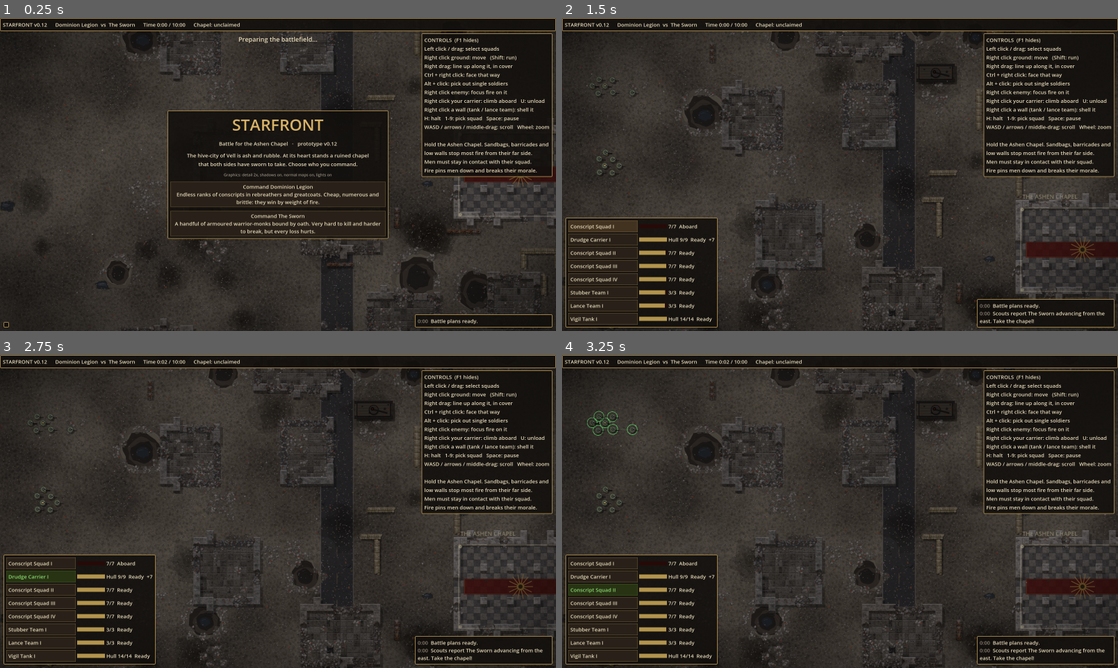
Above: before the commit, frames 1-4 (two rows, left to right).
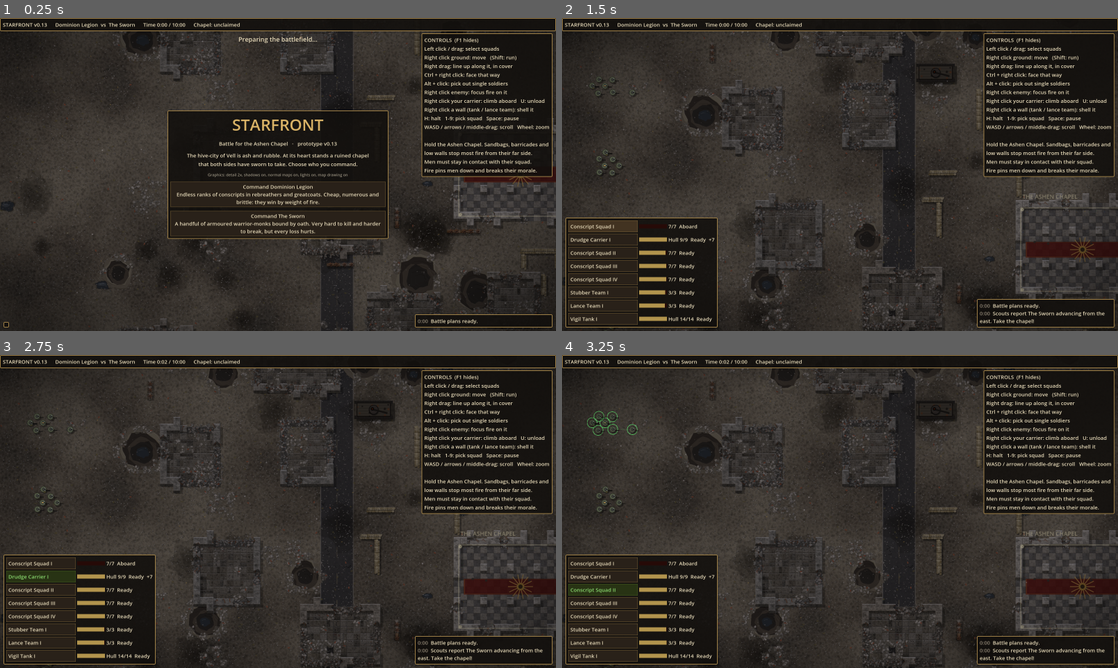
Above: after the commit, the same moments.

Repository: sirspoon/StarFront
Game: Godot game, scene res://scenes/main.tscn
The game is run twice, just before and just after one commit, with the same random seed, the same clock (stepped at 60 frames per second) and the same inputs.
Inputs:
- Up to frame 1 (0.25 s): no input
- Up to frame 2 (1.5 s): click "Command Dominion Legion Endle…" at 0.5 s; click "Conscript Squad I" at 1.25 s
- Up to frame 3 (2.75 s): click "Drudge Carrier I" at 2 s
- Up to frame 4 (3.25 s): click "Conscript Squad II" at 2.75 s

The runs differ from the first frame. In frame 1, 0.1% of the frame differs, in the area x 8-63%, y 2-51%; in frame 2, less than 0.1%; in frame 3, less than 0.1%; in frame 4, less than 0.1%.

Commit message:
StarFront v0.13: deeper safe mode and finer crash breadcrumbs
Drop unsupported 2D MSAA; ?safe/?bake=0 shows a flat map with no
off-screen drawing; fire lights obey ?lights; breadcrumbs per map step.

Co-Authored-By: Claude Opus 5.5 <noreply@anthropic.com>
Claude-Session: https://claude.ai/code/session_01Q9zFWq6qGPKtGhTxhDqH85

Diff:
--- a/project.godot
+++ b/project.godot
@@ -7,7 +7,7 @@
 
 config/name="StarFront"
 config/description="Real-time squad tactics in a ruined gothic future."
-config/version="0.12"
+config/version="0.13"
 run/main_scene="res://scenes/main.tscn"
 config/features=PackedStringArray("4.3", "GL Compatibility")
 config/icon="res://icon.svg"
@@ -21,4 +21,3 @@
 
 renderer/rendering_method="gl_compatibility"
 renderer/rendering_method.mobile="gl_compatibility"
-anti_aliasing/quality/msaa_2d=2
--- /dev/null
+++ b/scripts/flat_map.gd
@@ -0,0 +1,20 @@
+class_name FlatMap
+extends Node2D
+## The plainest possible map: one flat colour per cell, drawn directly. Used in
+## the web minimal mode (?safe or ?bake=0) to check whether the detailed map is
+## what a device can't cope with.
+
+var map: BattleMap
+
+const COLOURS := [Color(0.3, 0.28, 0.25), Color(0.38, 0.36, 0.33), Color(0.18, 0.16, 0.14),
+		Color(0.33, 0.31, 0.28), Color(0.52, 0.5, 0.47), Color(0.2, 0.18, 0.16), Color(0.45, 0.4, 0.3)]
+
+
+func _draw() -> void:
+	var c := float(BattleMap.CELL)
+	draw_rect(Rect2(Vector2.ZERO, map.world_size()), COLOURS[0])
+	for y in BattleMap.H:
+		for x in BattleMap.W:
+			var t := map.get_t(Vector2i(x, y))
+			if t != BattleMap.T.OPEN:
+				draw_rect(Rect2(x * c, y * c, c, c), COLOURS[t])
--- a/scripts/game_data.gd
+++ b/scripts/game_data.gd
@@ -2,7 +2,7 @@
 extends RefCounted
 ## Factions, soldier types and weapons. Balance tuning lives here.
 
-const VERSION := "0.12"
+const VERSION := "0.13"
 
 ## range in pixels (16 px = 1 map cell); cooldown = seconds between bursts;
 ## acc = base hit chance; ap = how much infantry armour it ignores; supp = suppression per shot;
--- a/scripts/hud.gd
+++ b/scripts/hud.gd
@@ -350,6 +350,7 @@
 		warn.add_theme_color_override("font_color", Color(1.0, 0.6, 0.45))
 		warn.add_theme_font_size_override("font_size", 13)
 		v.add_child(warn)
+	_tick_breadcrumbs()
 	var info := Label.new()
 	info.text = "Graphics: " + Settings.summary()
 	info.add_theme_font_size_override("font_size", 11)
@@ -384,3 +385,14 @@
 	b.focus_mode = Control.FOCUS_NONE
 	b.pressed.connect(func(): main.get_tree().reload_current_scene())
 	v.add_child(b)
+
+
+## While the menu is up, note every couple of seconds that the game is still alive,
+## so a crash report shows whether it died with nothing else happening.
+func _tick_breadcrumbs() -> void:
+	for i in 5:
+		await get_tree().create_timer(2.0).timeout
+		if main.started:
+			return
+		if main.map_view.ready_drawn:
+			Settings.stage("menu up %d s, map ready (%s)" % [(i + 1) * 2, Settings.summary()])
--- a/scripts/main.gd
+++ b/scripts/main.gd
@@ -263,6 +263,7 @@
 	light.energy = 1.6
 	light.texture_scale = 1.6
 	light.position = p
+	light.enabled = Settings.on("lights", true)
 	light.height = 36.0  # flames stand above the ground, so they light surfaces at an angle
 	light.shadow_enabled = Settings.on("shadows", not Settings.is_phone())
 	light.shadow_filter = Light2D.SHADOW_FILTER_PCF5
--- a/scripts/map_view.gd
+++ b/scripts/map_view.gd
@@ -8,6 +8,7 @@
 ## tests) nothing is painted.
 
 var use_normals := true
+var _where := ""  # for the crash breadcrumbs
 var SCALE := 2.0  # map pixels drawn per world pixel (detail level)
 const BATCH := 4  # tiles prepared at once: keeps the burst of graphics memory small enough for phones
 const CHUNK := Vector2i(20, 20)  # tile size in cells
@@ -31,6 +32,15 @@
 	if DisplayServer.get_name() == "headless":
 		enabled = false
 		return
+	if not Settings.on("bake", true):
+		# minimal mode: a plain flat map, no off-screen drawing at all
+		var flat := FlatMap.new()
+		flat.map = map
+		add_child(flat)
+		ready_drawn = true
+		Settings.stage("flat map shown (%s)" % Settings.summary())
+		return
+	Settings.stage("making ground textures")
 	await _make_ground_textures()
 	var all: Array = []
 	for cx in ceili(float(BattleMap.W) / CHUNK.x):
@@ -42,7 +52,7 @@
 	SCALE = Settings.detail()
 	use_normals = Settings.on("normals", true)
 	for i in range(0, all.size(), BATCH):
-		Settings.stage("preparing map tiles %d-%d of %d (%s)" % [i + 1, mini(i + BATCH, all.size()), all.size(), Settings.summary()])
+		_where = "map tiles %d-%d of %d (%s)" % [i + 1, mini(i + BATCH, all.size()), all.size(), Settings.summary()]
 		await _bake(all.slice(i, i + BATCH))
 	Settings.stage("map ready (%s)" % Settings.summary())
 	ready_drawn = true
@@ -134,7 +144,9 @@
 			hvp = _viewport(size)
 			hvp.add_child(_painter(HeightPainter.new(), rect))
 		jobs.append([k, vp, rect, hvp, null])
+	Settings.stage(_where + ": drawing colour tiles")
 	await RenderingServer.frame_post_draw
+	Settings.stage(_where + ": colour tiles drawn")
 	# second pass: turn each tile's height and colour into a normal map
 	for j in jobs:
 		if not use_normals:
@@ -154,6 +166,8 @@
 		j[4] = nvp
 	if use_normals:
 		await RenderingServer.frame_post_draw
+		Settings.stage(_where + ": normal maps drawn")
+	Settings.stage(_where + ": reading tiles back")
 	for j in jobs:
 		var vp: SubViewport = j[1]
 		var img := vp.get_texture().get_image()
@@ -211,6 +225,10 @@
 func _on_cells_changed(cells: Array) -> void:
 	if not enabled:
 		return
+	for ch in get_children():
+		if ch is FlatMap:
+			ch.queue_redraw()
+			return
 	var rows := {}
 	for c in cells:
 		rows[c.y] = true
--- a/scripts/settings.gd
+++ b/scripts/settings.gd
@@ -6,7 +6,8 @@
 ##   shadows=0|1         walls casting shadows from fires and explosions (off by default on phones)
 ##   normals=0           no normal maps (flat lighting)
 ##   lights=0            no combat lights or moonlight
-##   safe                all of the above off, low detail
+##   bake=0              no detailed map at all: a plain flat one (no off-screen drawing)
+##   safe                all of the above off
 
 static var _query := ""
 static var _read := false
@@ -68,5 +69,5 @@
 
 static func summary() -> String:
 	var oo := func(b: bool) -> String: return "on" if b else "off"
-	return "detail %sx, shadows %s, normal maps %s, lights %s" % [detail(), oo.call(on("shadows", not is_phone())),
-			oo.call(on("normals", true)), oo.call(on("lights", true))]
+	return "detail %sx, shadows %s, normal maps %s, lights %s, map drawing %s" % [detail(), oo.call(on("shadows", not is_phone())),
+			oo.call(on("normals", true)), oo.call(on("lights", true)), oo.call(on("bake", true))]
Not shown, changed: CHANGELOG.md
